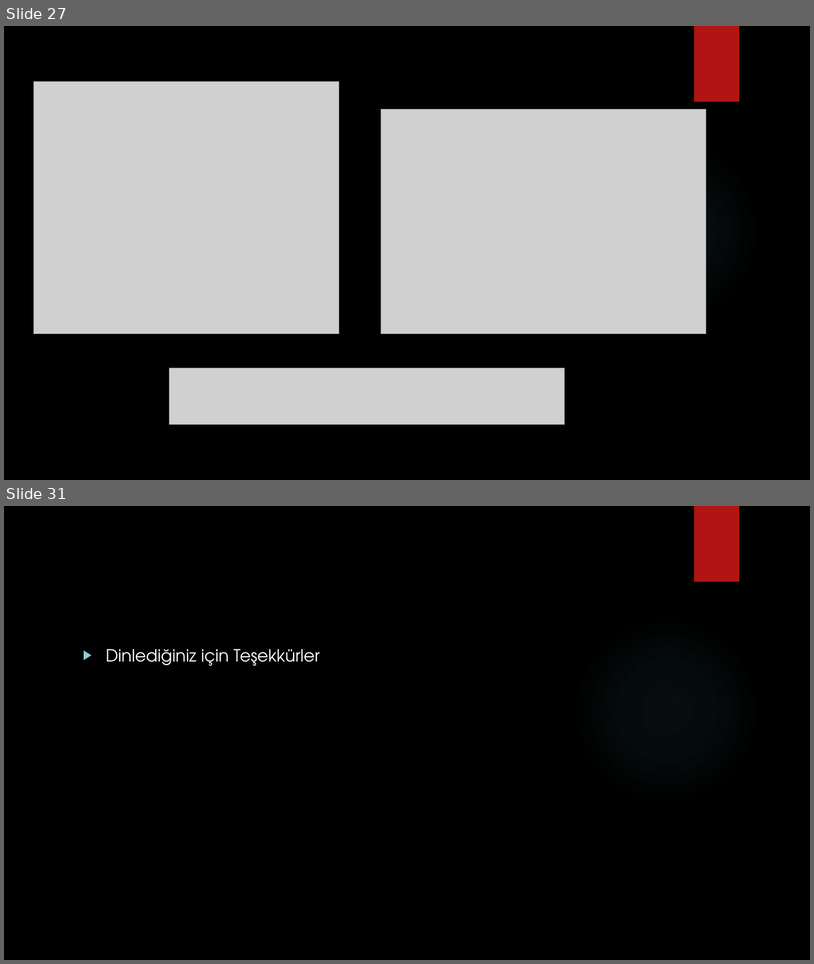
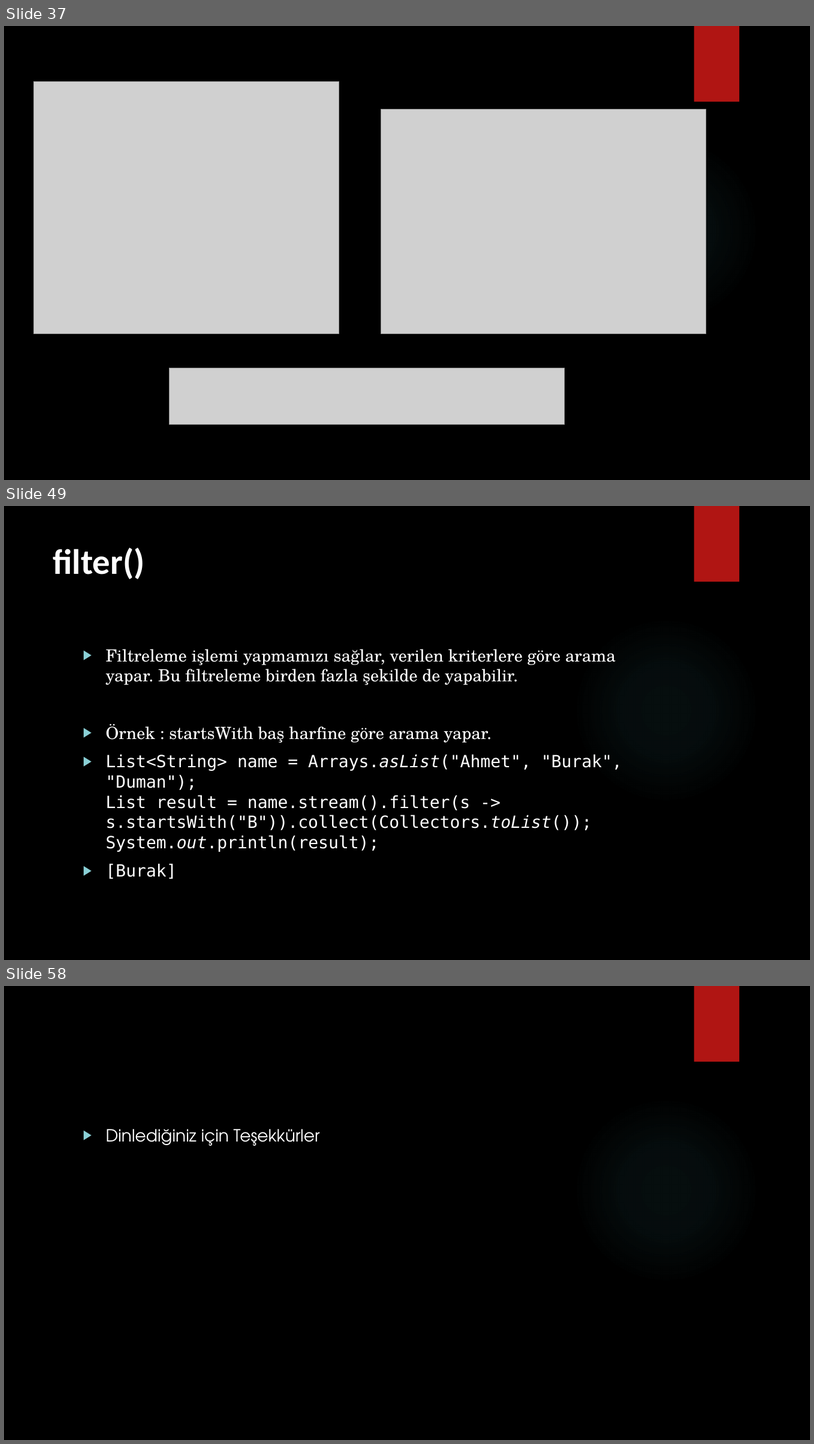
Before and after one commit to burakduman-bilgeadam/sunum, a slide deck: collection/Collections.pptx. Shown one above the other, each under a label of ours: slides 27 and 31 before the commit, slides 37, 49 and 58 after it; the slides between them are not shown. The pictures are 814x964 and 814x1444 pixels, drawn with LibreOffice and Linux fonts; fonts in the diff are those of the drawing; grey boxes stand for pictures; background and template pictures are left out. Boxes give left, top, right and bottom in pixels: in the first picture for what was removed or moved away, otherwise in the second. Text is boxed around its words. In the diff, an @@ line names an element or a change of style, - is before the commit and + after.

Commit message:
collection update

```diff
--- a/collection/Collections.pptx
+++ b/collection/Collections.pptx
@@ slide 49 added at [4,506,810,960], background picture (left out); not listed: 2 template elements that a slide beside it also shows @@
@@ title added at [53,547,145,579], 42 pt, text #FFFFFF, bold @@
+filter()
@@ text added at [106,649,623,879], 20 pt, text #FFFFFF @@
+▶ Filtreleme işlemi yapmamızı sağlar, verilen kriterlere göre arama yapar. Bu filtreleme birden fazla şekilde de yapabilir.
+▶ Örnek : startsWith baş harfine göre arama yapar.
+▶ List<String> name = Arrays.asList("Ahmet", "Burak", "Duman");
+  List result = name.stream().filter(s -> s.startsWith("B")).collect(Collectors.toList());
+  System.out.println(result);
+▶ [Burak]
@@ what was slide 27 is now slide 37 @@
@@ what was slide 31 is now slide 58 @@
```
Also in this commit, not shown: 26 other slides added.
